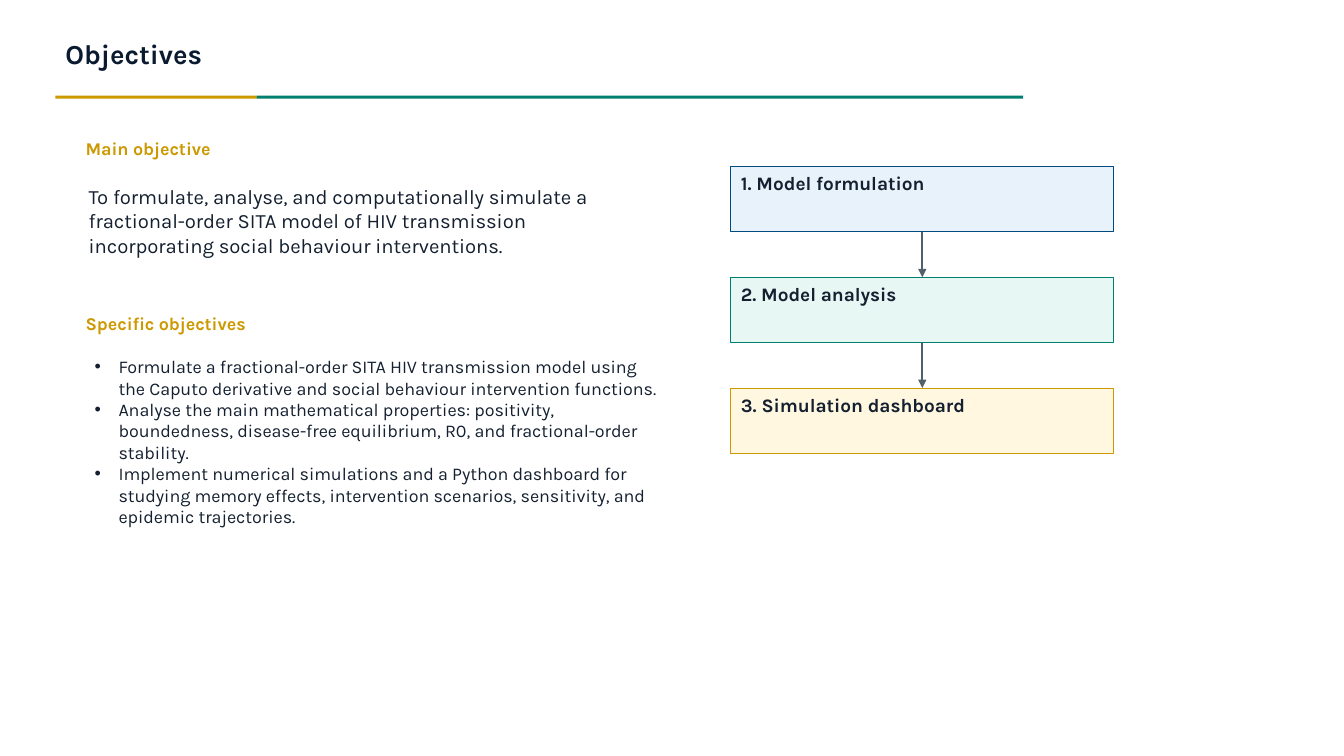
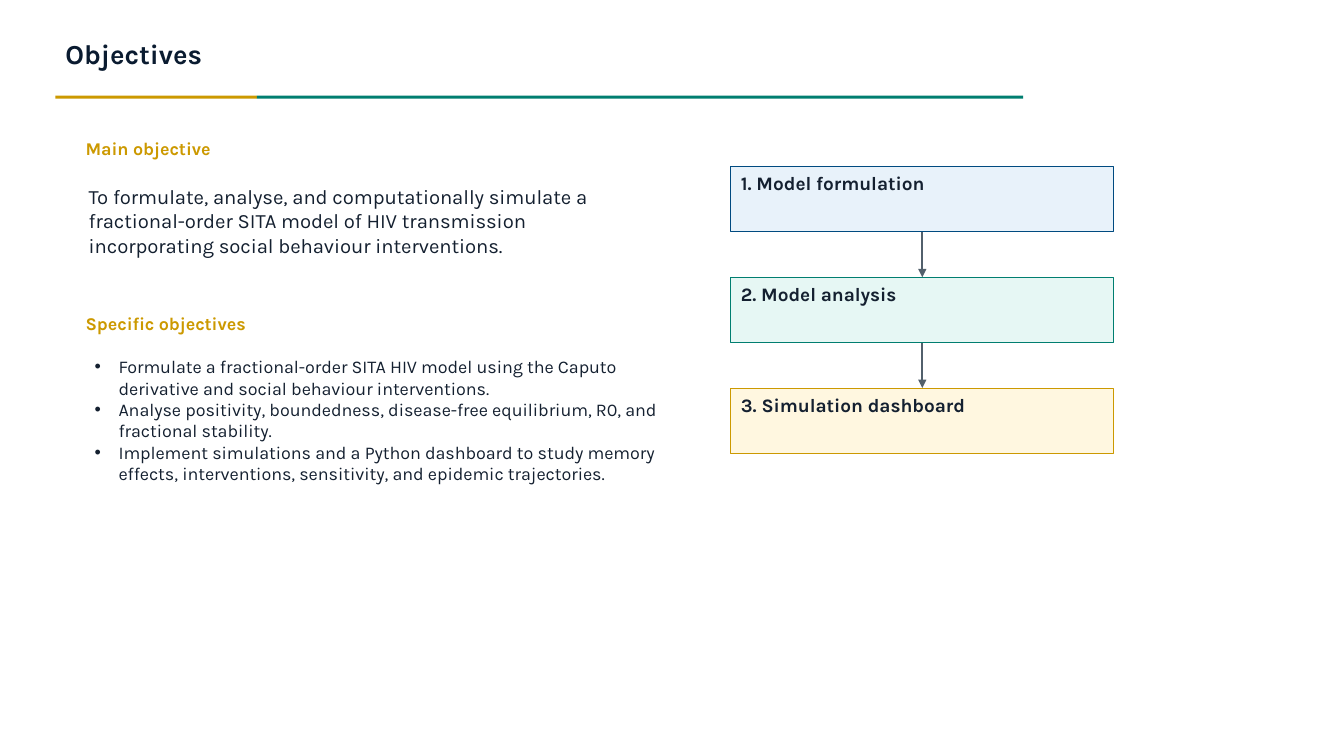
Before and after one commit to Lambert-01/HIV-MODEL, a slide deck: slide 4 of presentation/FracHIV_SITA_Presentation.pptx (slide 5 before the commit). Drawn at 1344x756 pixels with LibreOffice and Linux fonts; fonts in the diff are those of the drawing. Boxes give left, top, right and bottom in pixels: in the first picture for what was removed or moved away, otherwise in the second. Text is boxed around its words. In the diff, an @@ line names an element or a change of style, - is before the commit and + after.

```diff
--- a/presentation/FracHIV_SITA_Presentation.pptx
+++ b/presentation/FracHIV_SITA_Presentation.pptx
@@ text at (119,360,656,485): text changed @@
-• Formulate a fractional-order SITA HIV transmission model using the Caputo derivative and social behaviour intervention functions.
-• Analyse the main mathematical properties: positivity, boundedness, disease-free equilibrium, R0, and fractional-order stability.
-• Implement numerical simulations and a Python dashboard for studying memory effects, intervention scenarios, sensitivity, and epidemic trajectories.
+• Formulate a fractional-order SITA HIV model using the Caputo derivative and social behaviour interventions.
+• Analyse positivity, boundedness, disease-free equilibrium, R0, and fractional stability.
+• Implement simulations and a Python dashboard to study memory effects, interventions, sensitivity, and epidemic trajectories.
```
Also in this commit, not shown: 2 other slides changed, 2 slides removed, 4 other files.
